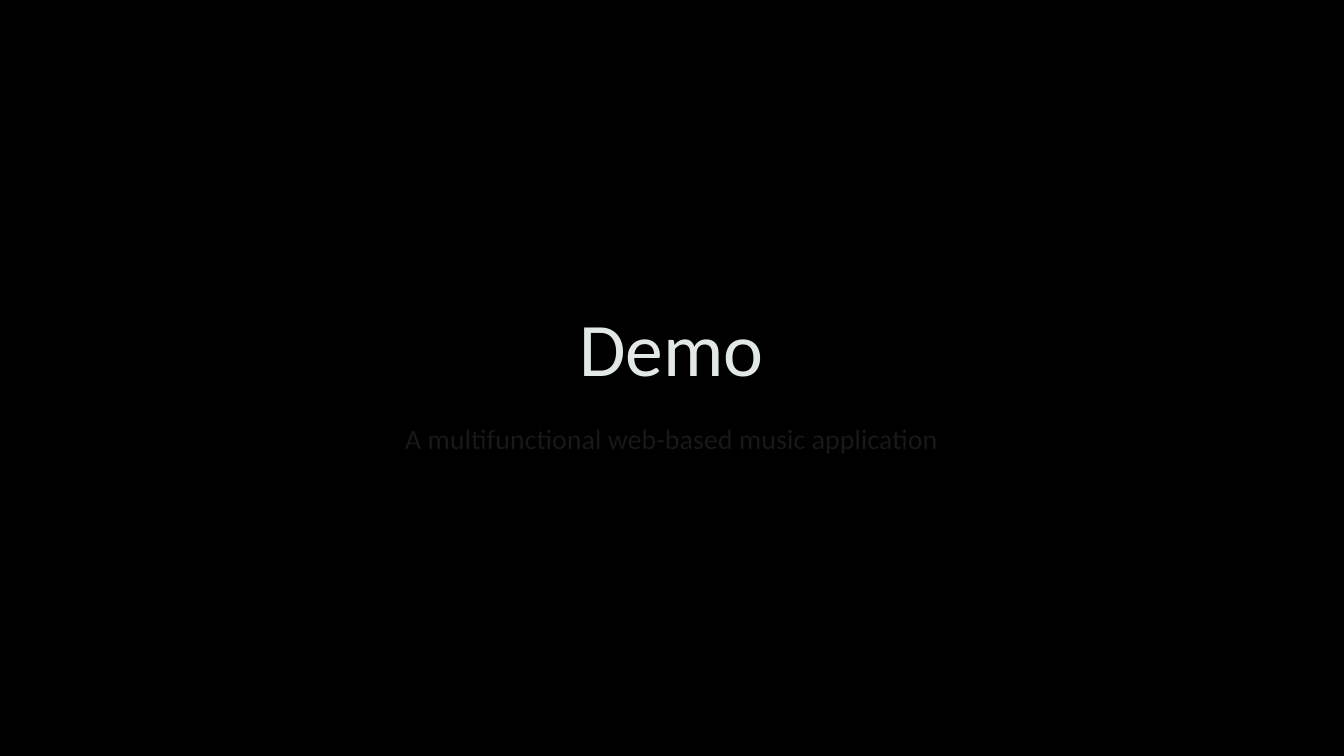
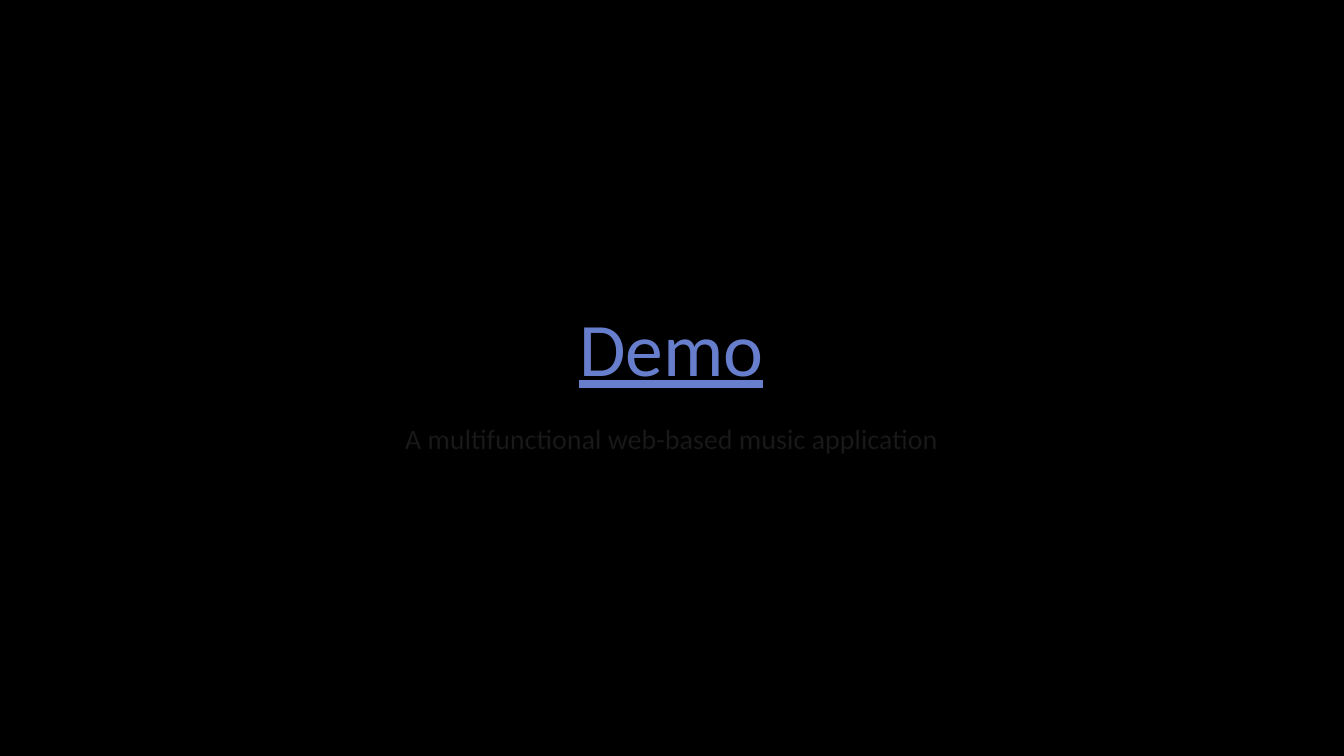
Before and after one commit to DrBailey13/IntuitiveBanana, a slide deck: slide 6 of Intuitive Banana.pptx. Drawn at 1344x756 pixels with LibreOffice and Linux fonts; fonts in the diff are those of the drawing; background and template pictures are left out. Boxes give left, top, right and bottom in pixels: in the first picture for what was removed or moved away, otherwise in the second. Text is boxed around its words. In the diff, an @@ line names an element or a change of style, - is before the commit and + after.

```diff
--- a/Intuitive Banana.pptx
+++ b/Intuitive Banana.pptx
@@ title "Demo" at bbox=[579, 327, 763, 388]: text colour #E2E8E4 to #677ECC, underline on @@
```
Also in this commit, not shown: 1 other slide changed, 7 other files.
